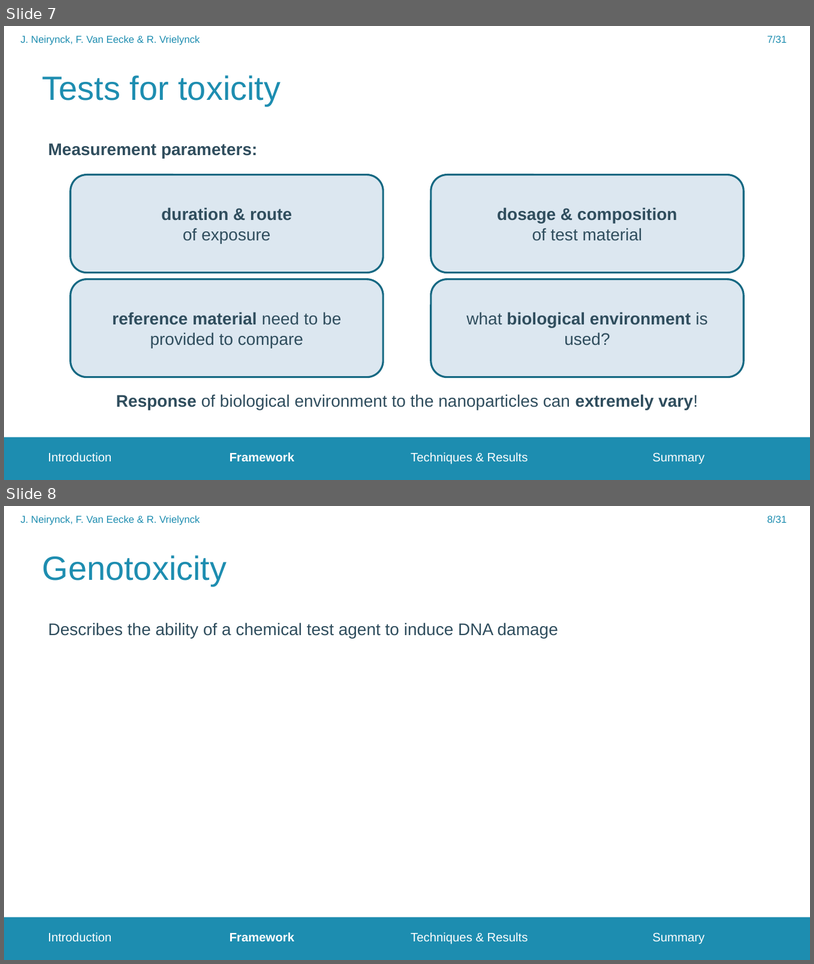
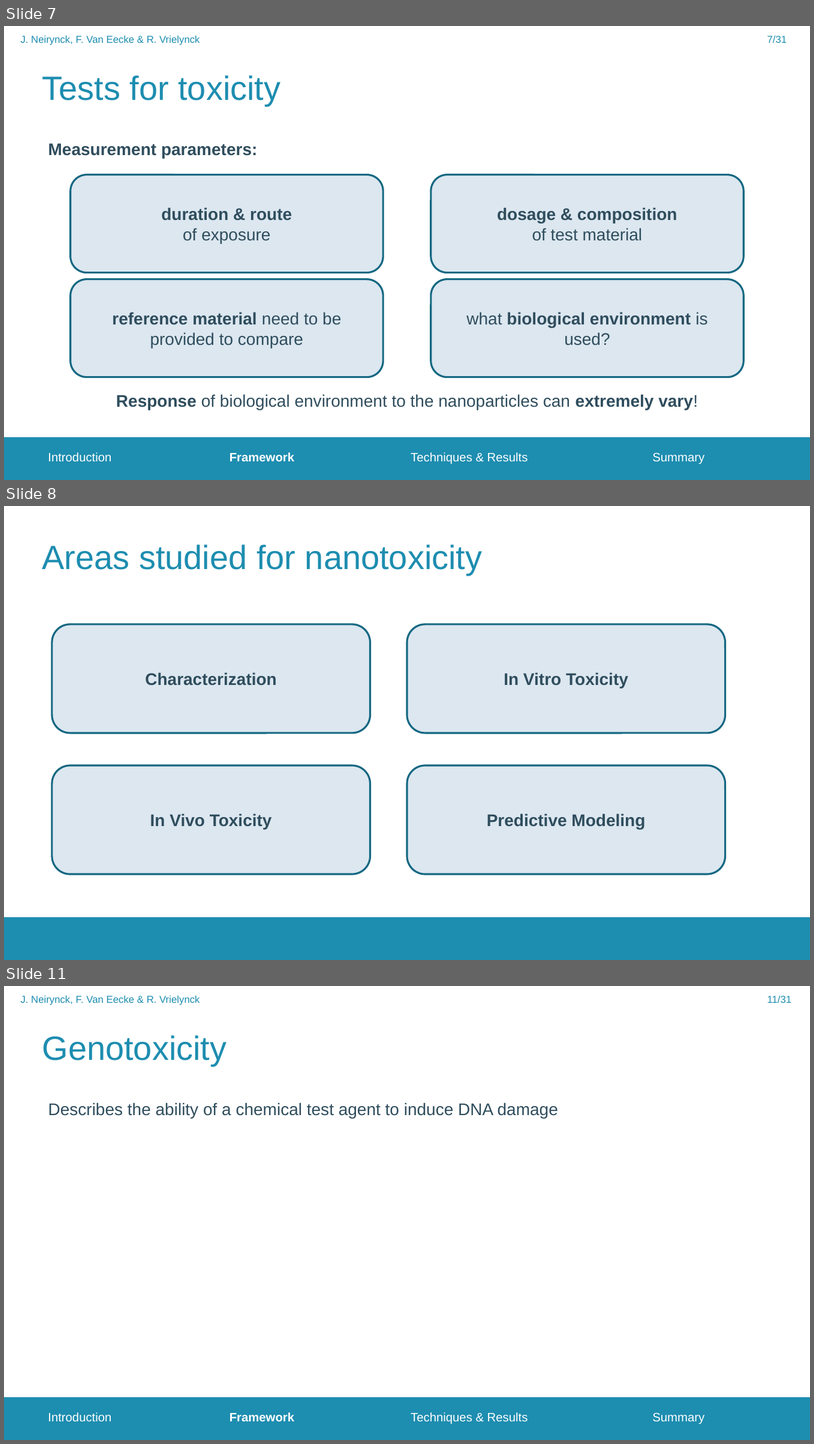
Before and after one commit to FrederikVanEecke/PresentationClusters, a slide deck: NanoparticleToxicity.pptx. Shown one above the other, each under a label of ours: slides 7 and 8 before the commit, slides 7, 8 and 11 after it; the slides between them are not shown. The pictures are 814x964 and 814x1444 pixels, drawn with LibreOffice and Linux fonts; fonts in the diff are those of the drawing; background and template pictures are left out. Boxes give left, top, right and bottom in pixels: in the first picture for what was removed or moved away, otherwise in the second. Text is boxed around its words. In the diff, an @@ line names an element or a change of style, - is before the commit and + after.

```diff
--- a/NanoparticleToxicity.pptx
+++ b/NanoparticleToxicity.pptx
@@ slide 8 added at [4, 506, 810, 960], background #FFFFFF; not listed: 1 template element that a slide beside it also shows @@
@@ title added at [42, 544, 482, 575], 40 pt, text #1D8DB0 @@
+Areas studied for nanotoxicity
@@ rounded rectangle added at [52, 624, 370, 733], fill #DCE7F0, outline #156882 2.25 pt, 20 pt, text #2F4D5D, bold @@
+Characterization
@@ rounded rectangle added at [408, 624, 726, 733], fill #DCE7F0, outline #156882 2.25 pt, 20 pt, text #2F4D5D, bold @@
+In Vitro Toxicity
@@ rounded rectangle added at [52, 766, 370, 874], fill #DCE7F0, outline #156882 2.25 pt, 20 pt, text #2F4D5D, bold @@
+In Vivo Toxicity
@@ rounded rectangle added at [408, 766, 726, 874], fill #DCE7F0, outline #156882 2.25 pt, 20 pt, text #2F4D5D, bold @@
+Predictive Modeling
@@ what was slide 8 is now slide 11 @@
@@ page number at [768, 996, 792, 1003]: text changed @@
-8/31
+11/31
```
Also in this commit, not shown: 2 other slides added.
